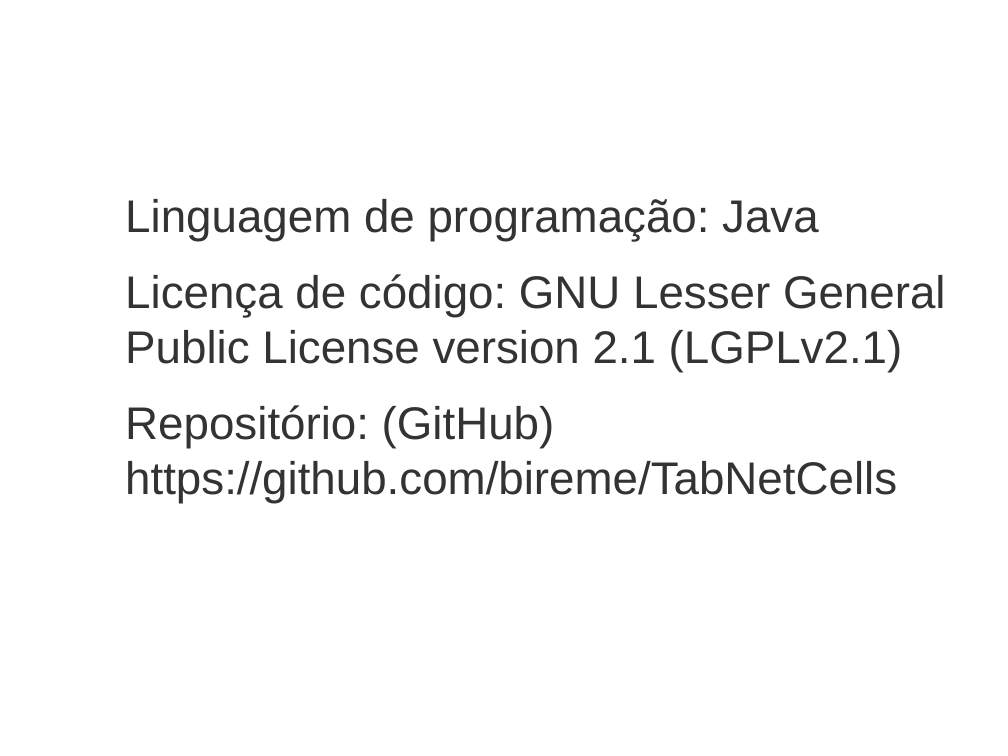
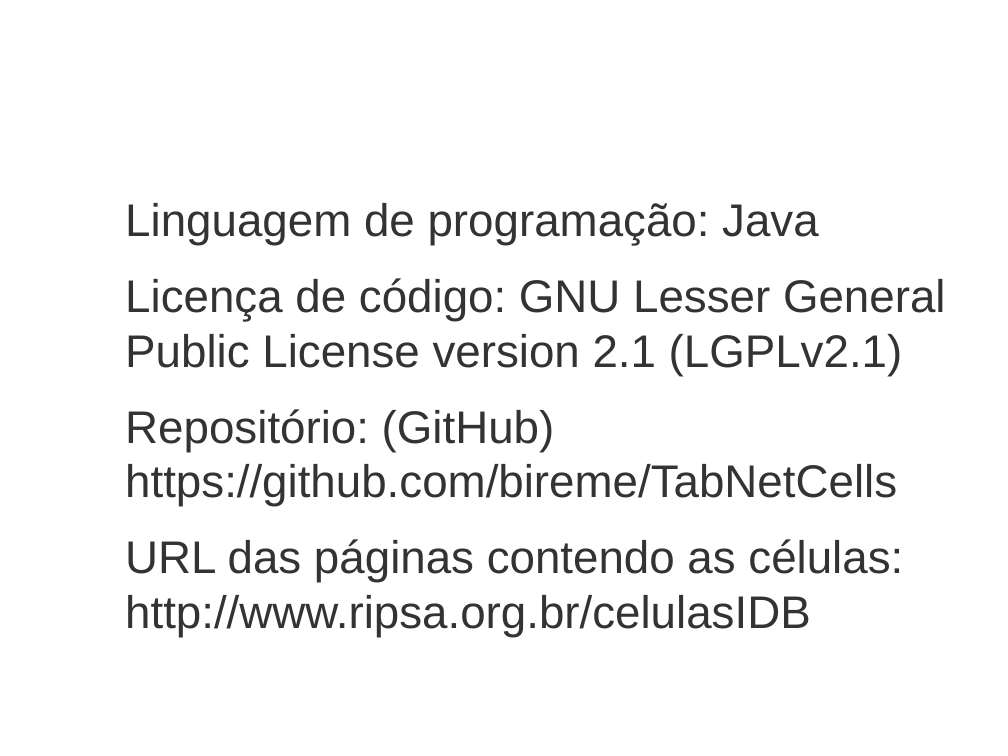
Before and after one commit to bireme/TabNetCells, a slide deck: slide 8 of apresentação.odp. Drawn at 1008x756 pixels with LibreOffice and Linux fonts; fonts in the diff are those of the drawing; background and template pictures are left out. Boxes give left, top, right and bottom in pixels: in the first picture for what was removed or moved away, otherwise in the second. Text is boxed around its words. In the diff, an @@ line names an element or a change of style, - is before the commit and + after.

```diff
--- a/apresentação.odp
+++ b/apresentação.odp
@@ text at (125, 539, 903, 637): paragraph added @@
+URL das páginas contendo as células: http://www.ripsa.org.br/celulasIDB
```
Also in this commit, not shown: 1 other slide changed, 11 other files.
